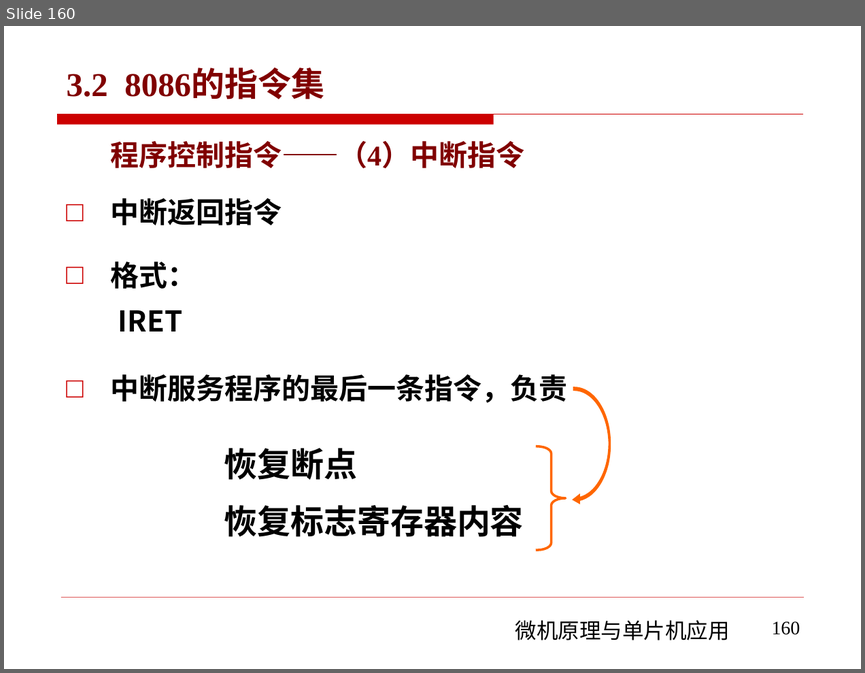
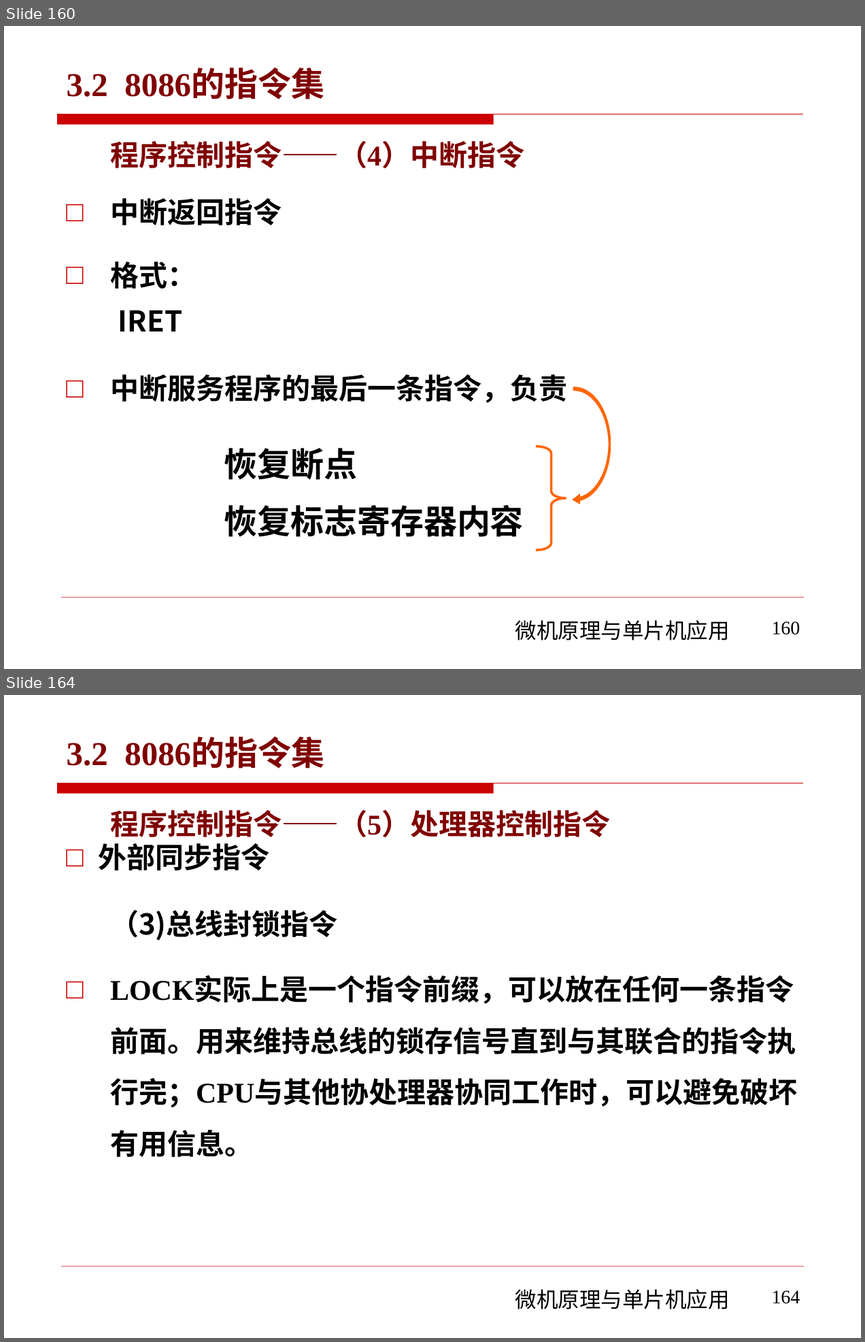
Before and after one commit to rshouc/Microcomputer, a slide deck: PPT/The Principle of Microcomputer/第三章 微机原理（8086的指令系统-指令集).pptx. Shown one above the other, each under a label of ours: slide 160 before the commit, slides 160 and 164 after it; the slides between them are not shown. The pictures are 865x673 and 865x1342 pixels, drawn with LibreOffice and Linux fonts; fonts in the diff are those of the drawing; background and template pictures are left out. Boxes give left, top, right and bottom in pixels: in the first picture for what was removed or moved away, otherwise in the second. Text is boxed around its words. In the diff, an @@ line names an element or a change of style, - is before the commit and + after.

```diff
--- a/PPT/The Principle of Microcomputer/第三章 微机原理（8086的指令系统-指令集).pptx
+++ b/PPT/The Principle of Microcomputer/第三章 微机原理（8086的指令系统-指令集).pptx
@@ slide 164 added at (4, 695, 861, 1338), background #FFFFFF; not listed: 3 template elements that a slide beside it also shows @@
@@ title added at (67, 739, 324, 768), 28 pt, text #800000, bold @@
+3.2 8086的指令集
@@ text added at (99, 810, 797, 1157), 24 pt, text #000000, bold @@
+程序控制指令——（5）处理器控制指令
+□ 外部同步指令
+（3)总线封锁指令
+□ LOCK实际上是一个指令前缀，可以放在任何一条指令前面。用来维持总线的锁存信号直到与其联合的指令执行完；CPU与其他协处理器协同工作时，可以避免破坏有用信息。
@@ page number added at (772, 1290, 800, 1304), 16 pt, text #000000 @@
+164
```
Also in this commit, not shown: 3 other slides added.
